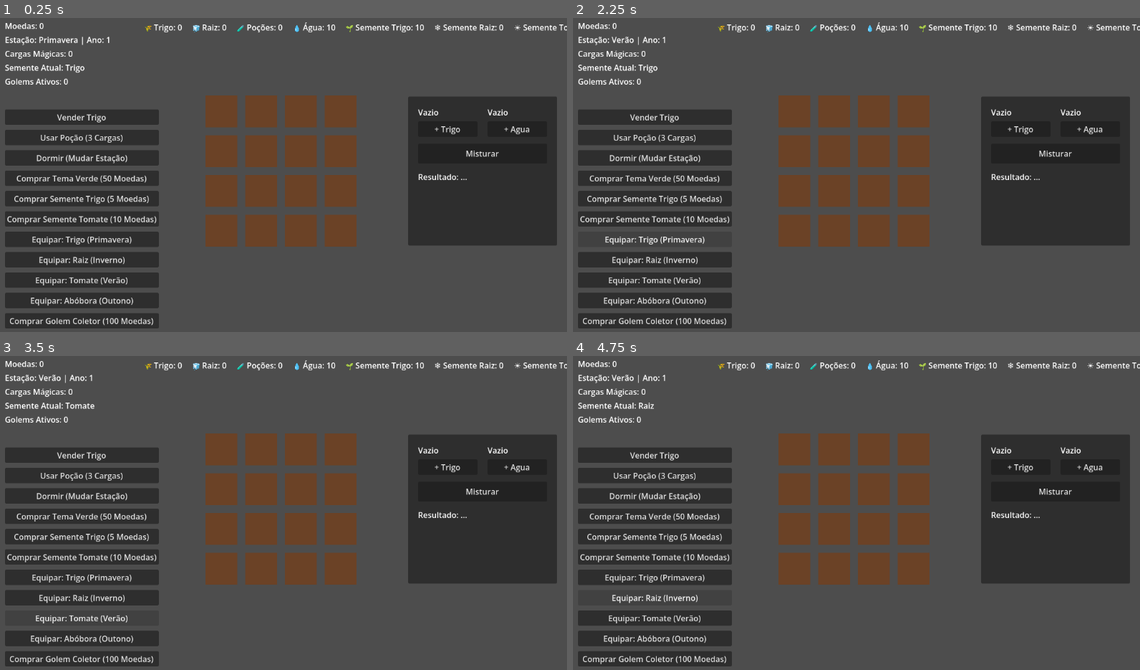
Above: before the commit, frames 1-4 (two rows, left to right).
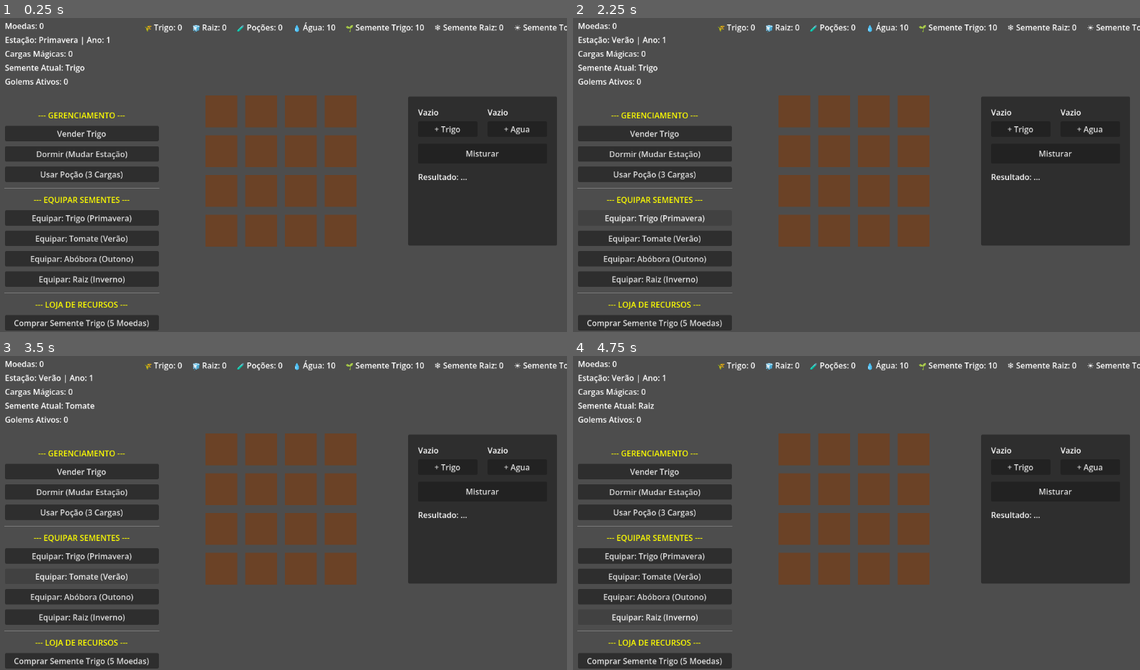
Above: after the commit, the same moments.

Repository: LeandroSatsuki/Cauldron-Crops
Game: Godot game, scene res://Scenes/Main.tscn
Same seed, same stepped clock (60 frames per second), same inputs: the game is played once before the commit and once after it.
Inputs (mouse positions are in pixels of both pictures, inside the frame that each line leads up to):
- Up to frame 1 (0.25 s): no input
- Up to frame 2 (2.25 s): click "Dormir (Mudar Estação)" at 0.5 s; click (652, 178) at 1.25 s, where only the run before the commit has a clickable "Comprar Tema Verde (50 Moedas)"; click "Equipar: Trigo (Primavera)" at 2 s
- Up to frame 3 (3.5 s): click "Equipar: Tomate (Verão)" at 2.75 s
- Up to frame 4 (4.75 s): click "Equipar: Abóbora (Outono)" at 3.5 s; click "Equipar: Raiz (Inverno)" at 4.25 s

The runs differ from the first frame. In frame 1, 9.0% of the frame differs, in the area x 0-29%, y 29-100%; in frame 2, 8.9%; in frame 3, 8.9%; in frame 4, 8.9%.

Commit message:
alquimia e layout lateral organizado

Diff:
--- a/Scenes/UI.tscn
+++ b/Scenes/UI.tscn
@@ -36,24 +36,60 @@
 offset_left = 20.0
 offset_top = 200.0
 offset_right = 250.0
-offset_bottom = 600.0
+offset_bottom = 800.0
 theme_override_constants/separation = 10
+
+[node name="HeaderAcoes" type="Label" parent="LeftPanel"]
+modulate = Color(1, 1, 0, 1)
+layout_mode = 2
+text = "--- GERENCIAMENTO ---"
+horizontal_alignment = 1
 
 [node name="VenderButton" type="Button" parent="LeftPanel"]
 layout_mode = 2
 text = "Vender Trigo"
 
+[node name="DormirButton" type="Button" parent="LeftPanel"]
+layout_mode = 2
+text = "Dormir (Mudar Estação)"
+
 [node name="UsarPocaoButton" type="Button" parent="LeftPanel"]
 layout_mode = 2
 text = "Usar Poção (3 Cargas)"
 
-[node name="DormirButton" type="Button" parent="LeftPanel"]
+[node name="Separator1" type="HSeparator" parent="LeftPanel"]
 layout_mode = 2
-text = "Dormir (Mudar Estação)"
 
-[node name="ComprarCosmeticoButton" type="Button" parent="LeftPanel"]
+[node name="HeaderEquipar" type="Label" parent="LeftPanel"]
+modulate = Color(1, 1, 0, 1)
 layout_mode = 2
-text = "Comprar Tema Verde (50 Moedas)"
+text = "--- EQUIPAR SEMENTES ---"
+horizontal_alignment = 1
+
+[node name="EquiparTrigoButton" type="Button" parent="LeftPanel"]
+layout_mode = 2
+text = "Equipar: Trigo (Primavera)"
+
+[node name="EquiparVeraoButton" type="Button" parent="LeftPanel"]
+layout_mode = 2
+text = "Equipar: Tomate (Verão)"
+
+[node name="EquiparOutonoButton" type="Button" parent="LeftPanel"]
+layout_mode = 2
+text = "Equipar: Abóbora (Outono)"
+
+[node name="EquiparInvernoButton" type="Button" parent="LeftPanel"]
+layout_mode = 2
+text = "Equipar: Raiz (Inverno)"
+
+[node name="Separator2" type="HSeparator" parent="LeftPanel"]
+layout_mode = 2
+
+[node name="HeaderLoja" type="Label" parent="LeftPanel"]
+modulate = Color(1, 1, 0, 1)
+layout_mode = 2
+text = "--- LOJA DE RECURSOS ---"
+horizontal_alignment = 1
 
 [node name="ComprarTrigoButton" type="Button" parent="LeftPanel"]
 layout_mode = 2
@@ -63,25 +99,22 @@
 layout_mode = 2
 text = "Comprar Semente Tomate (10 Moedas)"
 
-[node name="EquiparTrigoButton" type="Button" parent="LeftPanel"]
+[node name="Separator3" type="HSeparator" parent="LeftPanel"]
 layout_mode = 2
-text = "Equipar: Trigo (Primavera)"
 
-[node name="EquiparInvernoButton" type="Button" parent="LeftPanel"]
+[node name="HeaderUpgrades" type="Label" parent="LeftPanel"]
+modulate = Color(1, 1, 0, 1)
 layout_mode = 2
-text = "Equipar: Raiz (Inverno)"
-
-[node name="EquiparVeraoButton" type="Button" parent="LeftPanel"]
-layout_mode = 2
-text = "Equipar: Tomate (Verão)"
-
-[node name="EquiparOutonoButton" type="Button" parent="LeftPanel"]
-layout_mode = 2
-text = "Equipar: Abóbora (Outono)"
+text = "--- LOJA DE APRIMORAMENTOS ---"
+horizontal_alignment = 1
 
 [node name="ComprarGolemButton" type="Button" parent="LeftPanel"]
 layout_mode = 2
 text = "Comprar Golem Coletor (100 Moedas)"
+
+[node name="ComprarCosmeticoButton" type="Button" parent="LeftPanel"]
+layout_mode = 2
+text = "Comprar Tema Verde (50 Moedas)"
 
 [node name="InventoryBar" type="HBoxContainer" parent="."]
 offset_left = 300.0
--- a/Scripts/Database.gd
+++ b/Scripts/Database.gd
@@ -33,7 +33,9 @@
 var receitas_alquimia: Dictionary = {
 	"agua_trigo": "pocao_crescimento",
 	"carvao_trigo": "pocao_aceleradora",
-	"agua_carvao": "essencia_sombria"
+	"agua_carvao": "essencia_sombria",
+	"tomate_sol_trigo": "adubo_flamejante",
+	"abobora_sombria_raiz_gelida": "elixir_estacional"
 }
 
 func fabricar_pocao(ingrediente1: String, ingrediente2: String) -> String:
